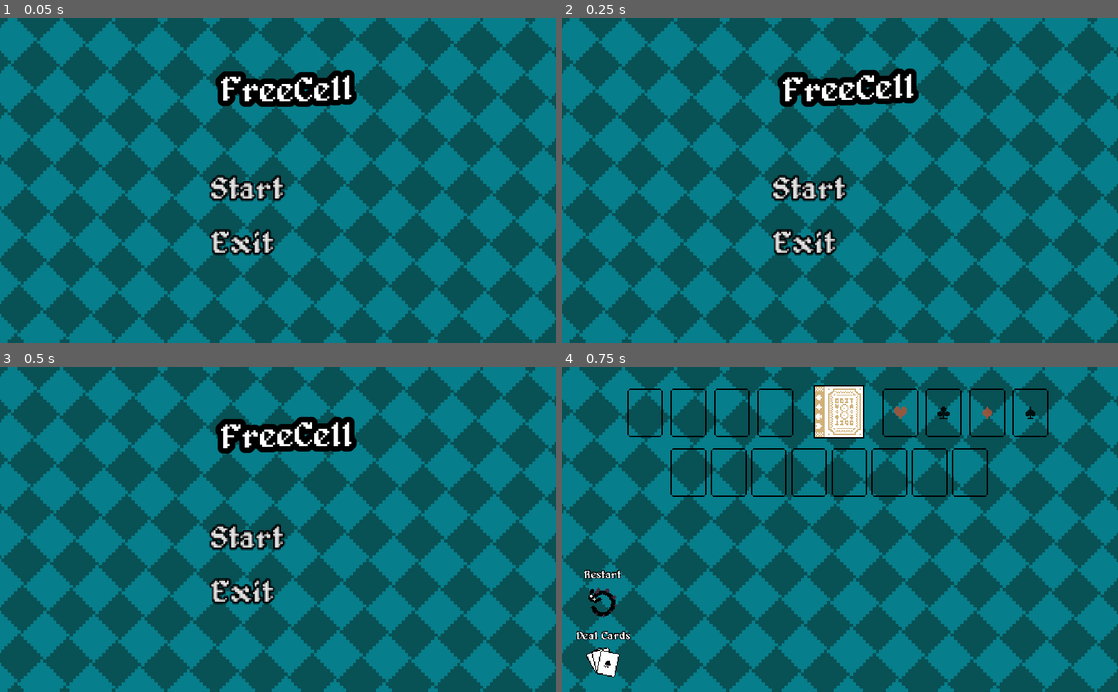
Above: before the commit, frames 1-4 (two rows, left to right).
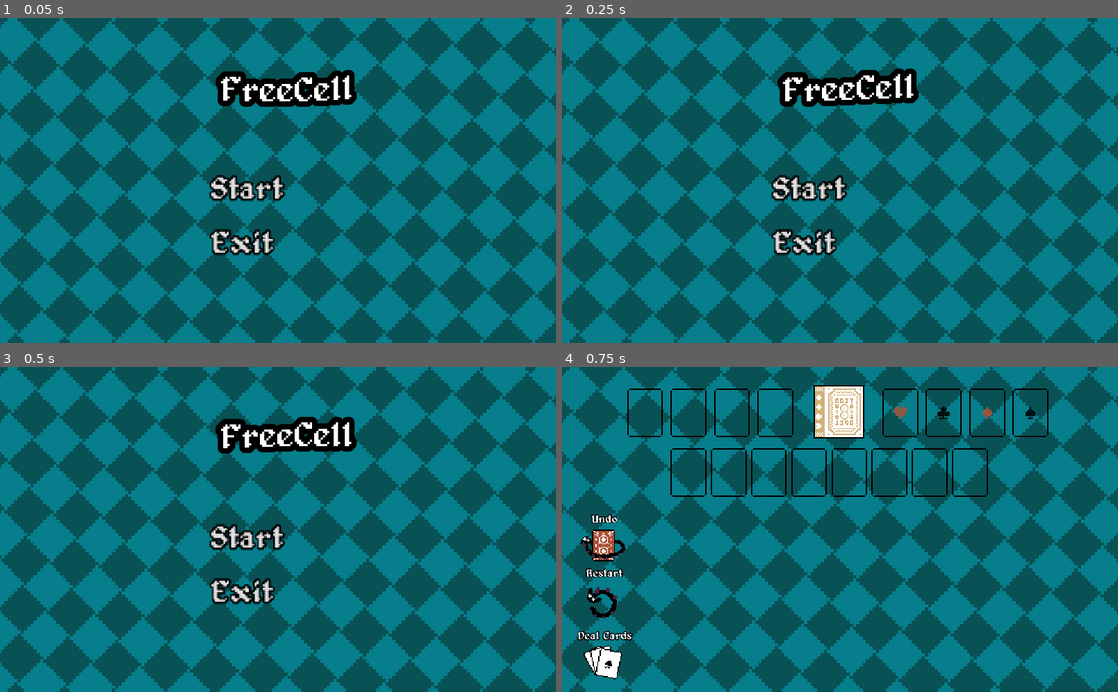
Above: after the commit, the same moments.

Repository: serb2331/FreeCell
Game: Godot game, scene res://Scenes/MainMenu/MainMenu.tscn
Two runs of this game, one before a commit and one after it. Both use one fixed random seed, a clock stepped at 60 frames per second and the inputs below.
Inputs:
- Up to frame 1 (0.05 s): no input
- Up to frame 2 (0.25 s): no input
- Up to frame 3 (0.5 s): no input
- Up to frame 4 (0.75 s): click "Start" at 0.5 s

Frames 1-3 are identical in both runs. In frame 4, 1.4% of the frame differs, in the area x 2-13%, y 45-97%.

Commit message:
add undo, victory and cleanup(last commit before last)

Diff:
--- a/Scenes/Board/Board.gd
+++ b/Scenes/Board/Board.gd
@@ -39,7 +39,7 @@
 
 # -------------------------------- GAMEPLAY FUNCTIONS -------------------------------------------------
 
-func move_card_to_coordinate(card, to_coord):
+func find_proper_movement(card, to_coord):
 	# if we move card to free cell
 	if to_coord.x == -1:
 		# if we move card from free cell
@@ -52,6 +52,13 @@
 		# if we move card from cascade
 		if card.coord.x >= 0:
 			casc_id[card.coord.x][card.coord.y] = null
+
+			card.coord = to_coord
+
+			fc_id[card.coord.y] = card.id
+		# if we move from foundation
+		if card.coord.x == -2:
+			found_id[card.coord.y].pop_back()
 
 			card.coord = to_coord
 
@@ -94,10 +101,26 @@
 			card.coord = to_coord
 
 			casc_id[card.coord.x][card.coord.y] = card.id
-
+		# if we move from foundation
+		if card.coord.x == -2:
+			found_id[card.coord.y].pop_back()
+
+			card.coord = to_coord
+
+			casc_id[card.coord.x][card.coord.y] = card.id
+		arrange_card_children()
 		# move card texture
 		card.pos = casc_pos[card.coord.x][card.coord.y]
-	yield(get_tree().create_timer(0.05),"timeout")
+	yield(get_tree().create_timer(0.05), "timeout")
+	pass
+
+# called when manual move or auto move, not undo
+func move_card_to_coordinate(card, to_coord):
+	# hold move in undo_moves
+	undo_moves.push_back( [card, card.coord] )
+
+	# find and make the move
+	yield(find_proper_movement(card, to_coord), "completed")
 	_on_movement()
 	pass
 
@@ -213,6 +236,30 @@
 					if selected_card.color % 2 != card.color % 2 && selected_card.number == card.number - 1:
 						move_card_to_coordinate(selected_card, Vector2(card.coord.x, card.coord.y + 1))
 						deselect_card()
+#					elif selected_card.coord.x >= 0:
+#						# have i go to the topmost available card for movement in the card stack
+#						# use i and j to compare cards one on top of another(j bottom card, i top card)
+#						var ok_move = false
+#						var j = selected_card.coord.y
+#						var i = selected_card.coord.y - 1
+#						var j_card = cards[casc_id[selected_card.coord.x][j]]
+#						var i_card = cards[casc_id[selected_card.coord.x][i]]
+#						while (i_card.color % 2 != j_card.color % 2 && i_card.number == j_card.number + 1) && i > 0:
+#							if i_card.color % 2 != card.color % 2 && i_card.number == card.number - 1:
+#								ok_move = true
+#								break
+#							else:
+#								i -= 1
+#								j -= 1
+#								j_card = cards[casc_id[selected_card.coord.x][j]]
+#								i_card = cards[casc_id[selected_card.coord.x][i]]
+#						if ok_move && count_max_card_number_to_move() >= (casc_id[selected_card.coord.x].size() - casc_id[selected_card.coord.x].count(null) - i):
+#							var to_coord = Vector2(card.coord.x, card.coord.y + 1)
+#							var selected_card_coords = selected_card.coord
+#							print(selected_card_coords)
+#							for index in range (i, selected_card_coords.y + 1):
+#								move_card_to_coordinate(cards[casc_id[selected_card_coords.x][i]], Vector2(to_coord.x, to_coord.y + index - i))
+#								yield(get_tree().create_timer(0.5), "timeout")
 					else:
 						deselect_card()
 						select_card(card)
@@ -275,6 +322,18 @@
 	deselect_card()
 	pass
 
+func count_max_card_number_to_move():
+	var count_empty_casc = 0
+	var count_empty_fc = 0
+	for i in range(8):
+		if casc_id[i][0] == null:
+			count_empty_casc += 1
+	for i in range(4):
+		if fc_id[i] == null:
+			count_empty_fc += 1
+
+	return pow(2.0, count_empty_casc) * (count_empty_fc + 1)
+
 # this function:
 #  -arranges the card children in the scene tree because of an issue
 #   regarding the layering of TextureButtons
@@ -298,6 +357,7 @@
 		yield(get_tree().create_timer(0.5), "timeout")
 		game_started = false
 		$KingSprite.show()
+		$QueenSprite.show()
 	pass
 
 
@@ -322,9 +382,10 @@
 			$Cards.move_child(foundation_card, j)
 	pass
 
-func _on_DealButton_pressed():
+func _on_Deal_pressed():
 	move_child($CardDeck, get_child_count())
 	$KingSprite.hide()
+	$QueenSprite.hide()
 	game_started = false
 	# on start clear the board of all ids
 	clear_board()
@@ -348,6 +409,7 @@
 		move_child($CardDeck, get_child_count())
 		game_started = false
 		$KingSprite.hide()
+		$QueenSprite.hide()
 		# on start clear the board of all ids
 		clear_board()
 		#  + move all cards back to start
@@ -361,6 +423,20 @@
 		game_started = true
 		set_process(true)
 		check_for_auto_move()
+	pass
+
+# have undo_moves array to hold last moves done
+# it will hold moves like this (card, [from coord])
+var undo_moves: Array
+
+func _on_Undo_pressed():
+	if undo_moves.size() != 0 && game_started:
+		deselect_card()
+		var undo_move = undo_moves[undo_moves.size() - 1]
+		print(undo_move[0].id, " ", undo_move[1])
+		undo_moves.pop_back()
+		find_proper_movement(undo_move[0], undo_move[1])
+		arrange_card_children()
 	pass
 
 # ------------------------- RANDOMLY GENERATED SET ------------------------------------------------------------
@@ -480,6 +556,8 @@
 	fc_id.clear()
 	fc_id.append_array([null, null, null, null])
 
+	undo_moves.clear()
+
 	if selected_card != null:
 		selected_card.change_shader()
 		selected_card = null
--- a/Scenes/Board/Board.tscn
+++ b/Scenes/Board/Board.tscn
@@ -8,6 +8,104 @@
 [ext_resource path="res://Assets/king_sprite.png" type="Texture" id=6]
 [ext_resource path="res://Assets/deal_cards_icon.png" type="Texture" id=7]
 [ext_resource path="res://Assets/restart_icon.png" type="Texture" id=8]
+[ext_resource path="res://Scenes/Board/RestartButton.gd" type="Script" id=9]
+[ext_resource path="res://Scenes/Board/DealButton.gd" type="Script" id=10]
+[ext_resource path="res://Assets/undo_icon.png" type="Texture" id=11]
+[ext_resource path="res://Assets/queen_sprite.png" type="Texture" id=12]
+
+[sub_resource type="Animation" id=9]
+resource_name = "Big"
+loop = true
+tracks/0/type = "value"
+tracks/0/path = NodePath(".:scale")
+tracks/0/interp = 1
+tracks/0/loop_wrap = true
+tracks/0/imported = false
+tracks/0/enabled = true
+tracks/0/keys = {
+"times": PoolRealArray( 0, 0.5, 1 ),
+"transitions": PoolRealArray( 1, 1, 1 ),
+"update": 0,
+"values": [ Vector2( 1.4, 1.4 ), Vector2( 1, 1 ), Vector2( 1.4, 1.4 ) ]
+}
+
+[sub_resource type="Animation" id=10]
+length = 0.001
+tracks/0/type = "value"
+tracks/0/path = NodePath(".:scale")
+tracks/0/interp = 1
+tracks/0/loop_wrap = true
+tracks/0/imported = false
+tracks/0/enabled = true
+tracks/0/keys = {
+"times": PoolRealArray( 0 ),
+"transitions": PoolRealArray( 1 ),
+"update": 0,
+"values": [ Vector2( 1.4, 1.4 ) ]
+}
+
+[sub_resource type="Animation" id=1]
+length = 0.001
+tracks/0/type = "value"
+tracks/0/path = NodePath(".:rotation_degrees")
+tracks/0/interp = 1
+tracks/0/loop_wrap = true
+tracks/0/imported = false
+tracks/0/enabled = true
+tracks/0/keys = {
+"times": PoolRealArray( 0 ),
+"transitions": PoolRealArray( 1 ),
+"update": 0,
+"values": [ 360.0 ]
+}
+
+[sub_resource type="Animation" id=2]
+resource_name = "Rotate"
+length = 3.0
+loop = true
+tracks/0/type = "value"
+tracks/0/path = NodePath(".:rotation_degrees")
+tracks/0/interp = 1
+tracks/0/loop_wrap = true
+tracks/0/imported = false
+tracks/0/enabled = true
+tracks/0/keys = {
+"times": PoolRealArray( 0, 3 ),
+"transitions": PoolRealArray( 1, 1 ),
+"update": 0,
+"values": [ 0.0, -360.0 ]
+}
+
+[sub_resource type="Animation" id=7]
+resource_name = "Big"
+loop = true
+tracks/0/type = "value"
+tracks/0/path = NodePath(".:scale")
+tracks/0/interp = 1
+tracks/0/loop_wrap = true
+tracks/0/imported = false
+tracks/0/enabled = true
+tracks/0/keys = {
+"times": PoolRealArray( 0, 0.5, 1 ),
+"transitions": PoolRealArray( 1, 1, 1 ),
+"update": 0,
+"values": [ Vector2( 1.4, 1.4 ), Vector2( 1, 1 ), Vector2( 1.4, 1.4 ) ]
+}
+
+[sub_resource type="Animation" id=8]
+length = 0.001
+tracks/0/type = "value"
+tracks/0/path = NodePath(".:scale")
+tracks/0/interp = 1
+tracks/0/loop_wrap = true
+tracks/0/imported = false
+tracks/0/enabled = true
+tracks/0/keys = {
+"times": PoolRealArray( 0 ),
+"transitions": PoolRealArray( 1 ),
+"update": 0,
+"values": [ Vector2( 1.4, 1.4 ) ]
+}
 
 [node name="Board" type="Control"]
 margin_right = 512.0
@@ -28,9 +126,15 @@
 
 [node name="KingSprite" type="Sprite" parent="."]
 visible = false
-position = Vector2( 385, 200 )
-scale = Vector2( 2, 2 )
+position = Vector2( 366, 225 )
+scale = Vector2( 1.5, 1.5 )
 texture = ExtResource( 6 )
+
+[node name="QueenSprite" type="Sprite" parent="."]
+visible = false
+position = Vector2( 183, 240 )
+scale = Vector2( 5.5, 5.5 )
+texture = ExtResource( 12 )
 
 [node name="CascadeBottom1" type="TextureButton" parent="."]
 margin_left = 100.0
@@ -152,27 +256,33 @@
 texture = ExtResource( 2 )
 vframes = 2
 
-[node name="DealCardsButton" type="TextureButton" parent="."]
+[node name="UndoButton" type="TextureButton" parent="."]
 margin_left = 11.0
-margin_top = 240.0
+margin_top = 132.0
 margin_right = 82.0
-margin_bottom = 307.0
+margin_bottom = 199.0
 rect_scale = Vector2( 0.75, 0.75 )
 
-[node name="StartLbl" type="RichTextLabel" parent="DealCardsButton"]
+[node name="Lbl" type="Label" parent="UndoButton"]
 anchor_top = 1.0
 anchor_bottom = 1.0
 margin_left = 3.0
 margin_top = -62.0
 margin_right = 73.0
 margin_bottom = -44.0
-custom_fonts/normal_font = ExtResource( 5 )
-text = "Deal Cards"
-
-[node name="Sprite" type="Sprite" parent="DealCardsButton"]
+custom_fonts/font = ExtResource( 5 )
+text = "Undo"
+align = 1
+
+[node name="Sprite" type="Sprite" parent="UndoButton"]
 position = Vector2( 36, 44 )
-scale = Vector2( 1.2, 1.2 )
-texture = ExtResource( 7 )
+scale = Vector2( 1.4, 1.4 )
+texture = ExtResource( 11 )
+script = ExtResource( 10 )
+
+[node name="AnimationPlayer" type="AnimationPlayer" parent="UndoButton/Sprite"]
+anims/Big = SubResource( 9 )
+anims/RESET = SubResource( 10 )
 
 [node name="RestartButton" type="TextureButton" parent="."]
 margin_left = 11.0
@@ -181,20 +291,55 @@
 margin_bottom = 249.0
 rect_scale = Vector2( 0.75, 0.75 )
 
-[node name="RestartLbl" type="RichTextLabel" parent="RestartButton"]
+[node name="Lbl" type="Label" parent="RestartButton"]
 anchor_top = 1.0
 anchor_bottom = 1.0
-margin_left = 13.3333
-margin_top = -60.3333
-margin_right = 63.3333
-margin_bottom = -42.3333
-custom_fonts/normal_font = ExtResource( 5 )
+margin_left = 3.0
+margin_top = -62.0
+margin_right = 73.0
+margin_bottom = -44.0
+custom_fonts/font = ExtResource( 5 )
 text = "Restart"
+align = 1
 
 [node name="Sprite" type="Sprite" parent="RestartButton"]
 position = Vector2( 36, 48 )
-scale = Vector2( 1.3, 1.3 )
+rotation = 6.28319
+scale = Vector2( 1.4, 1.4 )
 texture = ExtResource( 8 )
+script = ExtResource( 9 )
+
+[node name="AnimationPlayer" type="AnimationPlayer" parent="RestartButton/Sprite"]
+anims/RESET = SubResource( 1 )
+anims/Rotate = SubResource( 2 )
+
+[node name="DealButton" type="TextureButton" parent="."]
+margin_left = 11.0
+margin_top = 240.0
+margin_right = 82.0
+margin_bottom = 307.0
+rect_scale = Vector2( 0.75, 0.75 )
+
+[node name="Lbl" type="Label" parent="DealButton"]
+anchor_top = 1.0
+anchor_bottom = 1.0
+margin_left = 3.0
+margin_top = -62.0
+margin_right = 73.0
+margin_bottom = -44.0
+custom_fonts/font = ExtResource( 5 )
+text = "Deal Cards"
+align = 1
+
+[node name="Sprite" type="Sprite" parent="DealButton"]
+position = Vector2( 36, 44 )
+scale = Vector2( 1.4, 1.4 )
+texture = ExtResource( 7 )
+script = ExtResource( 10 )
+
+[node name="AnimationPlayer" type="AnimationPlayer" parent="DealButton/Sprite"]
+anims/Big = SubResource( 7 )
+anims/RESET = SubResource( 8 )
 
 [connection signal="button_down" from="Background" to="." method="_on_Background_press"]
 [connection signal="button_down" from="CascadeBottom1" to="." method="_on_CascadeBottom_press" binds= [ 0 ]]
@@ -213,5 +358,12 @@
 [connection signal="button_down" from="FreeCell2" to="." method="_on_FreeCell_press" binds= [ 1 ]]
 [connection signal="button_down" from="FreeCell3" to="." method="_on_FreeCell_press" binds= [ 2 ]]
 [connection signal="button_down" from="FreeCell4" to="." method="_on_FreeCell_press" binds= [ 3 ]]
-[connection signal="pressed" from="DealCardsButton" to="." method="_on_DealButton_pressed"]
+[connection signal="mouse_entered" from="UndoButton" to="UndoButton/Sprite" method="_on_DealCardsButton_mouse_entered"]
+[connection signal="mouse_exited" from="UndoButton" to="UndoButton/Sprite" method="_on_DealCardsButton_mouse_exited"]
+[connection signal="pressed" from="UndoButton" to="." method="_on_Undo_pressed"]
+[connection signal="mouse_entered" from="RestartButton" to="RestartButton/Sprite" method="_on_RestartButton_mouse_entered"]
+[connection signal="mouse_exited" from="RestartButton" to="RestartButton/Sprite" method="_on_RestartButton_mouse_exited"]
 [connection signal="pressed" from="RestartButton" to="." method="_on_Restart_pressed"]
+[connection signal="mouse_entered" from="DealButton" to="DealButton/Sprite" method="_on_DealCardsButton_mouse_entered"]
+[connection signal="mouse_exited" from="DealButton" to="DealButton/Sprite" method="_on_DealCardsButton_mouse_exited"]
+[connection signal="pressed" from="DealButton" to="." method="_on_Deal_pressed"]
--- /dev/null
+++ b/Scenes/Board/DealButton.gd
@@ -0,0 +1,17 @@
+extends Sprite
+
+var anim_time = 0
+
+func _ready():
+	pass
+
+func _on_DealCardsButton_mouse_entered():
+	$AnimationPlayer.play("Big")
+	$AnimationPlayer.seek(anim_time)
+	pass
+
+
+func _on_DealCardsButton_mouse_exited():
+	anim_time = $AnimationPlayer.get_current_animation_position()
+	$AnimationPlayer.stop()
+	pass
--- /dev/null
+++ b/Scenes/Board/RestartButton.gd
@@ -0,0 +1,18 @@
+extends Sprite
+
+var anim_time = 0
+
+func _ready():
+	pass
+
+
+func _on_RestartButton_mouse_entered():
+	$AnimationPlayer.play("Rotate")
+	$AnimationPlayer.seek(anim_time)
+	pass # Replace with function body.
+
+
+func _on_RestartButton_mouse_exited():
+	anim_time = $AnimationPlayer.get_current_animation_position()
+	$AnimationPlayer.stop()
+	pass # Replace with function body.
Binary file added: Assets/queen_sprite.png
Not shown, added: Assets/queen_sprite.png.import
Binary file added: Assets/undo_icon.png
Not shown, added: Assets/undo_icon.png.import
Not shown: 1 places in Scenes/Board/Board.tscn that only renumber resources
Not shown, changed: export_presets.cfg
